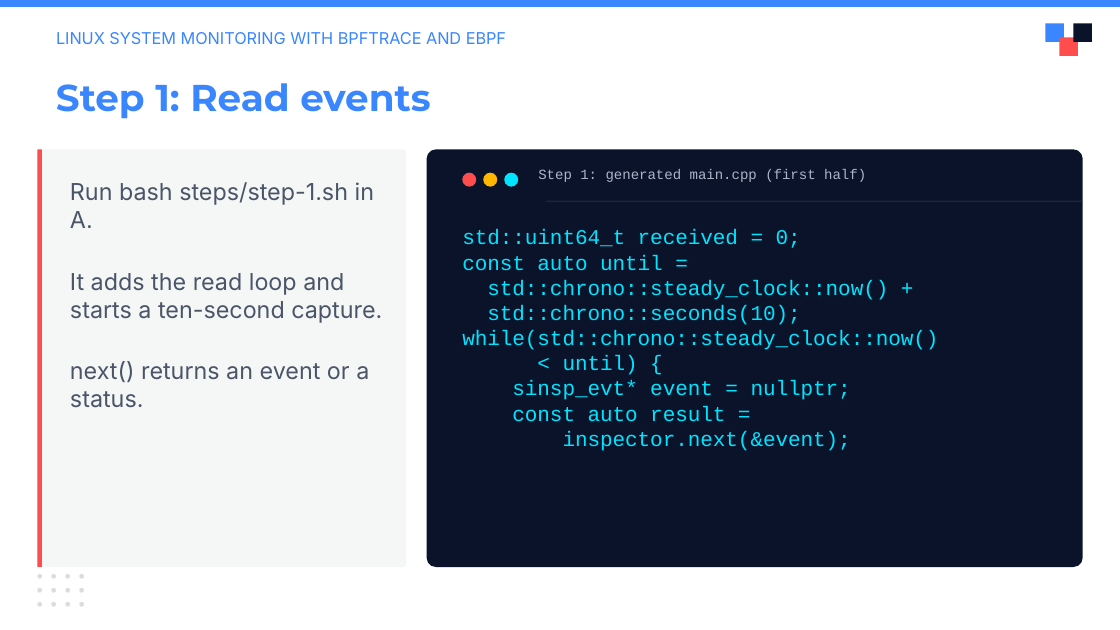
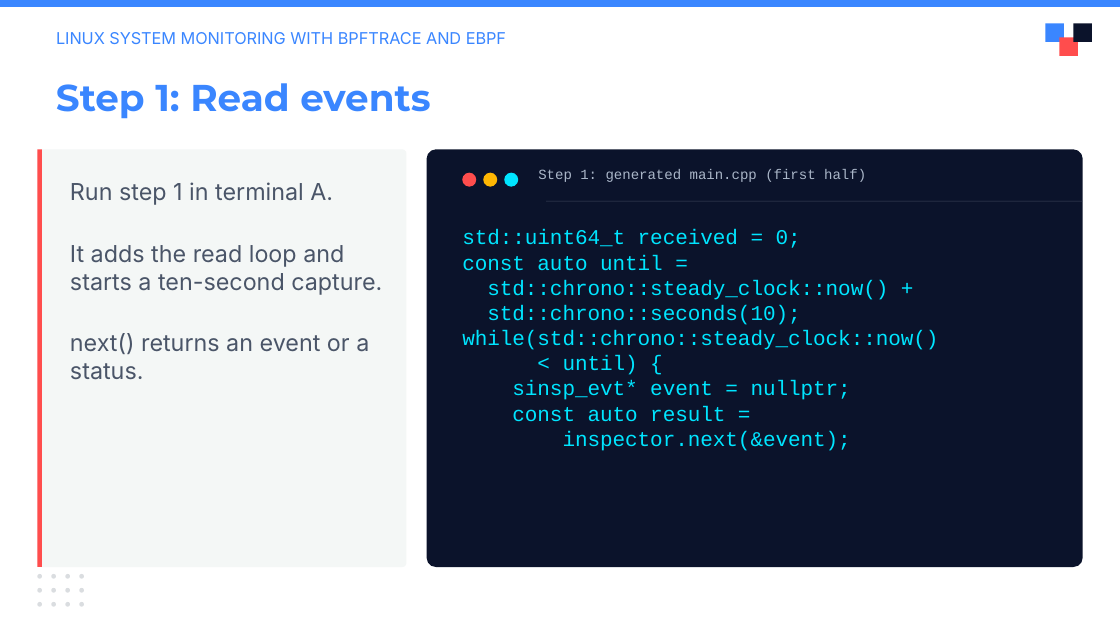
Before and after one commit to julianshalaby-perj/falco-libs-workshop, a slide deck: slide 9 of presentation/falco-libs-intro.pptx (slide 8 before the commit). Drawn at 1120x630 pixels with LibreOffice and Linux fonts; fonts in the diff are those of the drawing; background and template pictures are left out. Boxes give left, top, right and bottom in pixels: in the first picture for what was removed or moved away, otherwise in the second. Text is boxed around its words. In the diff, an @@ line names an element or a change of style, - is before the commit and + after.

Commit message:
Show separate Mac and Windows step commands in slides

```diff
--- a/presentation/falco-libs-intro.pptx
+++ b/presentation/falco-libs-intro.pptx
@@ text at [70, 182, 333, 205]: text changed @@
-Run bash steps/step-1.sh in A.
+Run step 1 in terminal A.
```
Also in this commit, not shown: 6 other slides changed, 1 slide added.
